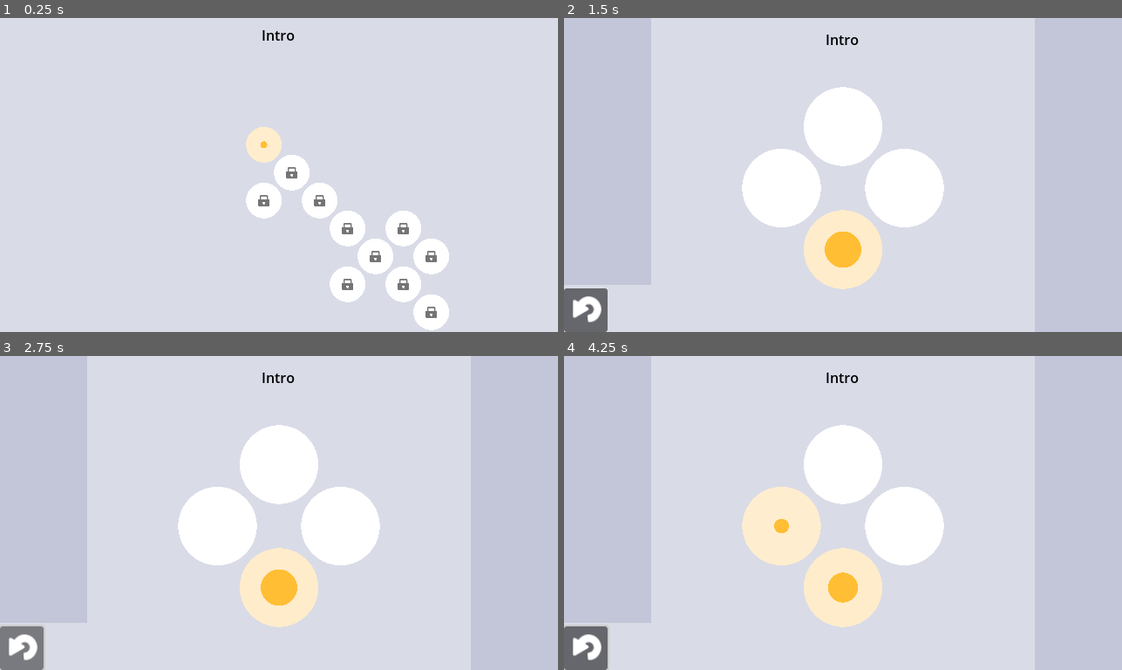
Above: before the commit, frames 1-4 (two rows, left to right).
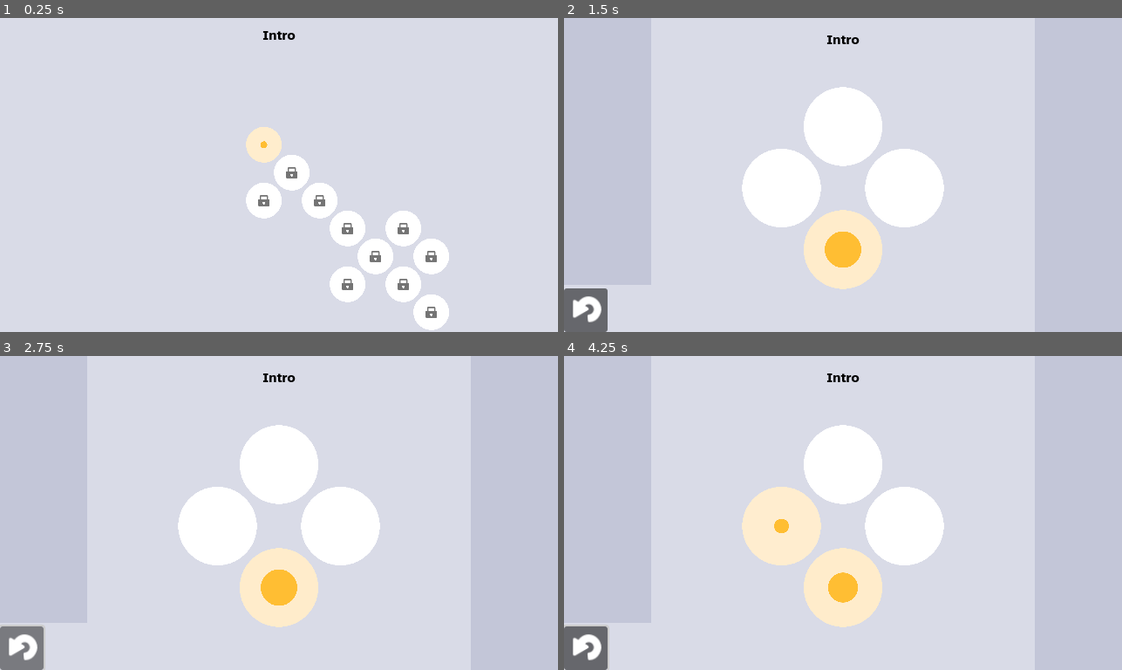
Above: after the commit, the same moments.

Repository: daviddegelder/Holey
Game: Godot game, scene res://main.tscn
Two runs of this game, one before a commit and one after it. Both use one fixed random seed, a clock stepped at 60 frames per second and the inputs below.
Inputs (mouse positions are in pixels of both pictures, inside the frame that each line leads up to):
- Up to frame 1 (0.25 s): no input
- Up to frame 2 (1.5 s): tap Enter (Select) at 0.5, 0.6 s; move the mouse to (965, 159) at 0.52 s; hold Keypad 6 (East) 0.53-1.25 s; click (965, 159) at 0.67 s; tap Space at 1.25 s; drag from (731, 190) to (815, 237) at 1.27 s
- Up to frame 3 (2.75 s): click (22, 648) at 2 s
- Up to frame 4 (4.25 s): tap Enter (Select) at 2.75, 2.85 s; move the mouse to (898, 443) at 2.77 s; hold Keypad 6 (East) 2.78-3.5 s; tap Space at 3.5 s; drag from (815, 575) to (675, 465) at 3.52 s

The runs differ from the first frame. In frame 1, 0.1% of the frame differs, in the area x 47-53%, y 3-8%; in frame 2, 0.1%; in frame 3, 0.1%; in frame 4, 0.1%.

Commit message:
add font to build

Diff:
--- a/UI/level_label.tres
+++ b/UI/level_label.tres
@@ -1,10 +1,7 @@
 [gd_resource type="LabelSettings" load_steps=2 format=3 uid="uid://bqdu4bsd3e4kx"]
 
-[sub_resource type="SystemFont" id="SystemFont_n1v2o"]
-font_names = PackedStringArray("Atkinson Hyperlegible")
-font_weight = 800
-subpixel_positioning = 0
+[ext_resource type="FontFile" uid="uid://bxn86lwutx76d" path="res://UI/Atkinson_Hyperlegible/AtkinsonHyperlegible-Bold.ttf" id="1_sbpkx"]
 
 [resource]
-font = SubResource("SystemFont_n1v2o")
+font = ExtResource("1_sbpkx")
 font_color = Color(0, 0, 0, 1)
Binary file added: UI/Atkinson_Hyperlegible/AtkinsonHyperlegible-Bold.ttf
Not shown, added: UI/Atkinson_Hyperlegible/AtkinsonHyperlegible-Bold.ttf.import
Binary file added: UI/Atkinson_Hyperlegible/AtkinsonHyperlegible-BoldItalic.ttf
Not shown, added: UI/Atkinson_Hyperlegible/AtkinsonHyperlegible-BoldItalic.ttf.import
Binary file added: UI/Atkinson_Hyperlegible/AtkinsonHyperlegible-Italic.ttf
Not shown, added: UI/Atkinson_Hyperlegible/AtkinsonHyperlegible-Italic.ttf.import
Binary file added: UI/Atkinson_Hyperlegible/AtkinsonHyperlegible-Regular.ttf
Not shown, added: UI/Atkinson_Hyperlegible/AtkinsonHyperlegible-Regular.ttf.import
Not shown, added: UI/Atkinson_Hyperlegible/OFL.txt
